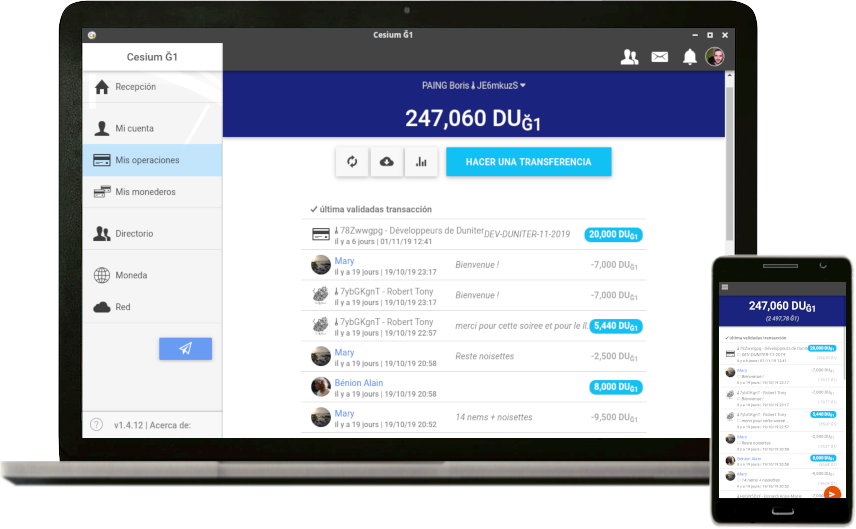
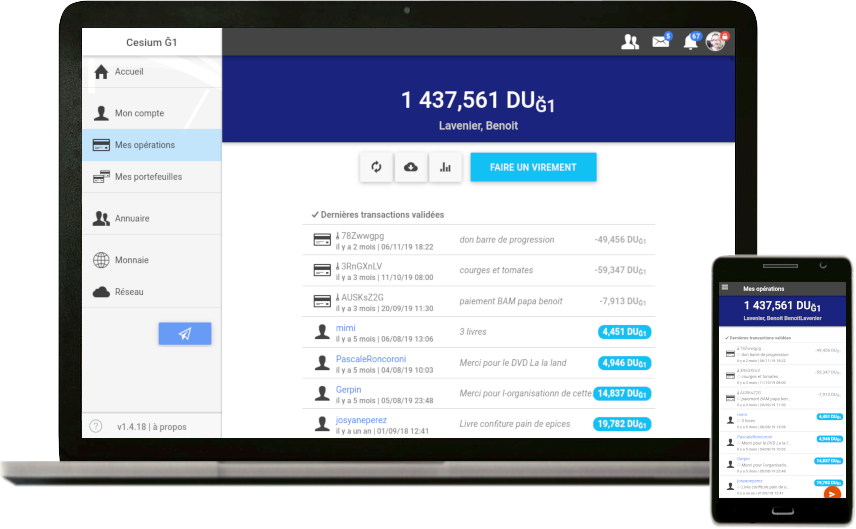
Layer changes from the first (856, 529) image to the second:
renamed "mockup-mobile-screenshot-boris.es.png" to "mockup-mobile-screenshot-benoit.fr.png", painted on it over [720, 285, 846, 498]
renamed "mockup-desktop-screenshot-boris.es.png" to "mockup-desktop-screenshot-benoit.fr.png #1", painted on it over [82, 28, 735, 440]
